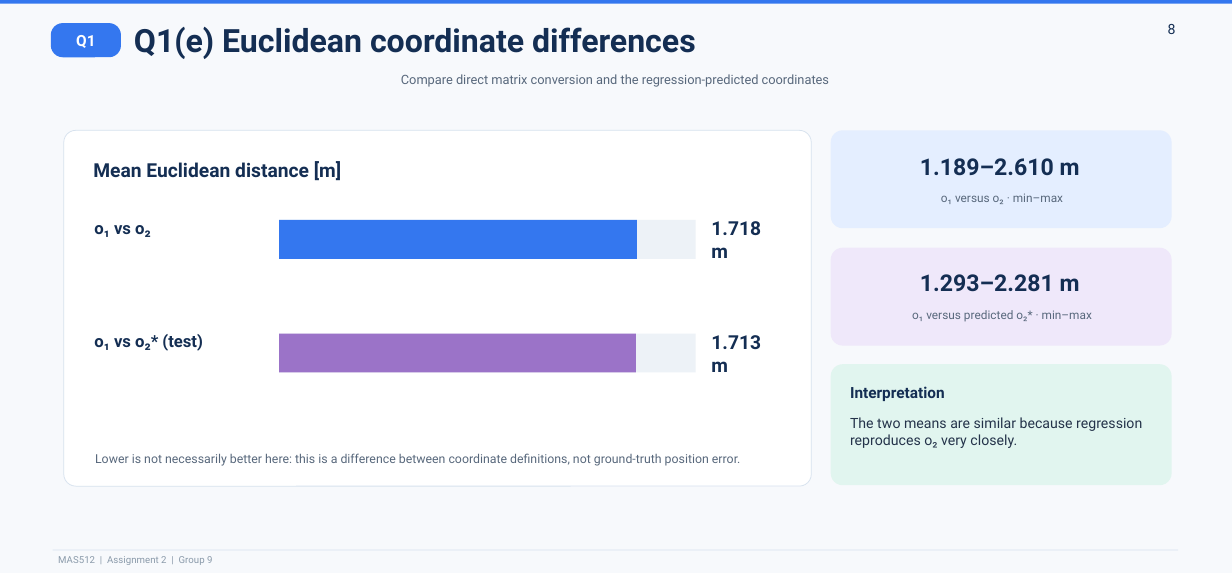
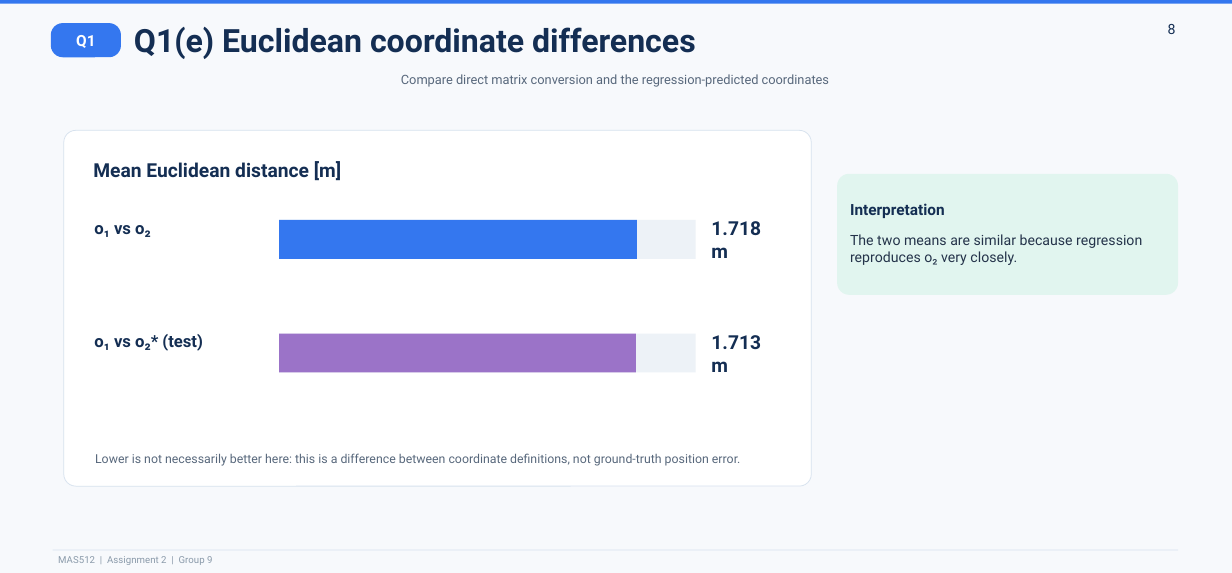
Before and after one commit to hedheddaw-stack/MAS512_Group9, a slide deck: slide 8 of MAS512_Assignment_2_gr9.pptx. Drawn at 1232x573 pixels with LibreOffice and Linux fonts; fonts in the diff are those of the drawing. Boxes give left, top, right and bottom in pixels: in the first picture for what was removed or moved away, otherwise in the second. Text is boxed around its words. In the diff, an @@ line names an element or a change of style, - is before the commit and + after.

```diff
--- a/MAS512_Assignment_2_gr9.pptx
+++ b/MAS512_Assignment_2_gr9.pptx
@@ rounded rectangle removed at (x1=831, y1=130, x2=1172, y2=228) @@
@@ rounded rectangle moved from (x1=831, y1=364, x2=1172, y2=485) to (x1=837, y1=174, x2=1178, y2=295) @@
@@ text removed at (x1=920, y1=158, x2=1080, y2=176) @@
-1.189–2.610 m
@@ text "Interpretation" moved from (x1=850, y1=386, x2=945, y2=401) to (x1=850, y1=203, x2=945, y2=218) @@
@@ text removed at (x1=941, y1=193, x2=1063, y2=204) @@
-o₁ versus o₂ · min–max
@@ text "The two means are similar ..." moved from (x1=850, y1=417, x2=1142, y2=448) to (x1=850, y1=234, x2=1142, y2=265) @@
@@ rounded rectangle removed at (x1=831, y1=248, x2=1172, y2=346) @@
@@ text removed at (x1=920, y1=274, x2=1080, y2=292) @@
-1.293–2.281 m
@@ text removed at (x1=912, y1=310, x2=1092, y2=321) @@
-o₁ versus predicted o₂* · min–max
```
Also in this commit, not shown: 10 other slides changed, 1 slide added, 1 slide removed.
